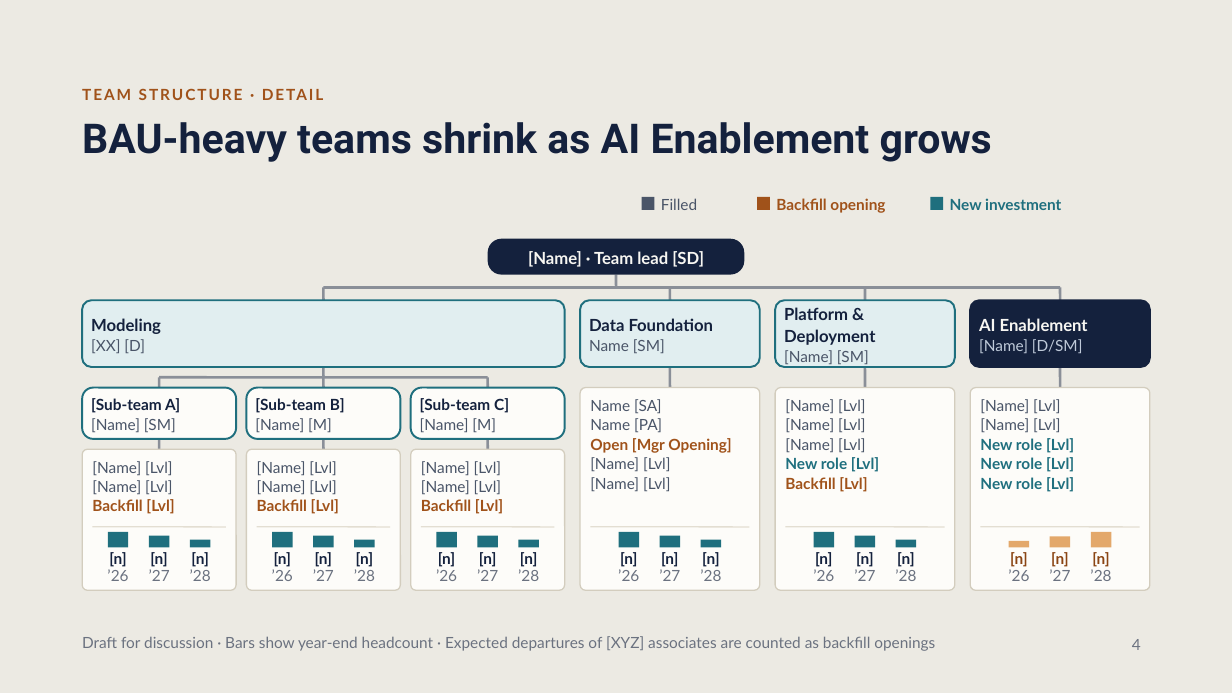
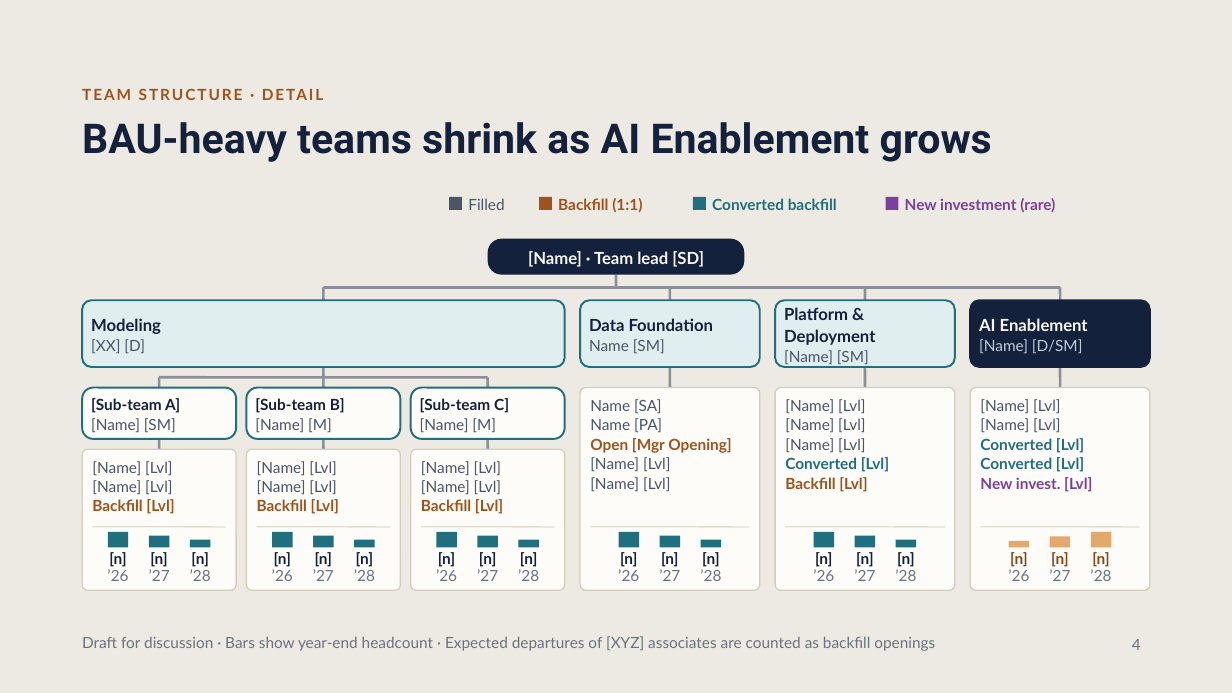
Before and after one commit to wwd1015/slide-template, a slide deck: slide 4 of Unified Team Strategy.pptx. Drawn at 1232x693 pixels with LibreOffice and Linux fonts; fonts in the diff are those of the drawing. Boxes give left, top, right and bottom in pixels: in the first picture for what was removed or moved away, otherwise in the second. Text is boxed around its words. In the diff, an @@ line names an element or a change of style, - is before the commit and + after.

```diff
--- a/Unified Team Strategy.pptx
+++ b/Unified Team Strategy.pptx
@@ rectangle: place and size @@
-rectangle at <box>641,197,654,210</box>
+rectangle at <box>449,197,462,210</box>
@@ text "Filled": place and size @@
-text "Filled" at <box>661,198,697,210</box>
+text "Filled" at <box>468,198,504,210</box>
@@ rectangle: place and size @@
-rectangle at <box>757,197,770,210</box>
+rectangle at <box>539,197,552,210</box>
@@ text at <box>558,198,642,213</box>: text changed @@
-Backfill opening
+Backfill (1:1)
@@ rectangle: place and size @@
-rectangle at <box>931,197,944,210</box>
+rectangle at <box>693,197,706,210</box>
@@ text added at <box>712,198,837,210</box>, 12 pt, text #1F6F7E, bold @@
+Converted backfill
@@ rectangle added at <box>885,197,898,210</box>, fill #7B3FA0 @@
@@ text at <box>905,198,1055,212</box>: text changed; text colour #1F6F7E to #7B3FA0 @@
-New investment
+New investment (rare)
@@ text at <box>980,438,1092,492</box>: text changed @@
-New role [Lvl]
-New role [Lvl]
-New role [Lvl]
+Converted [Lvl]
+Converted [Lvl]
+New invest. [Lvl]
@@ text at <box>785,457,889,472</box>: text changed @@
-New role [Lvl]
+Converted [Lvl]
```
